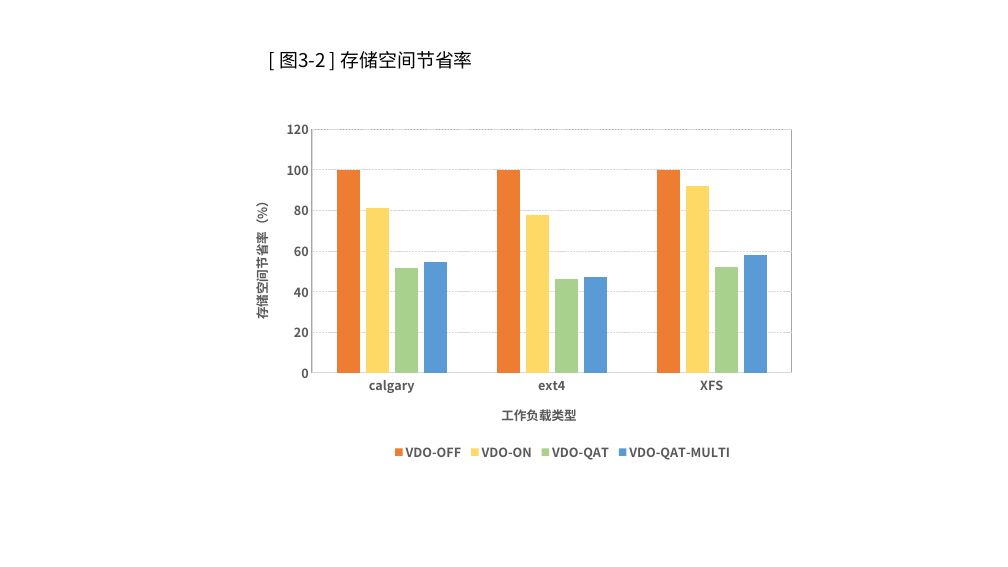
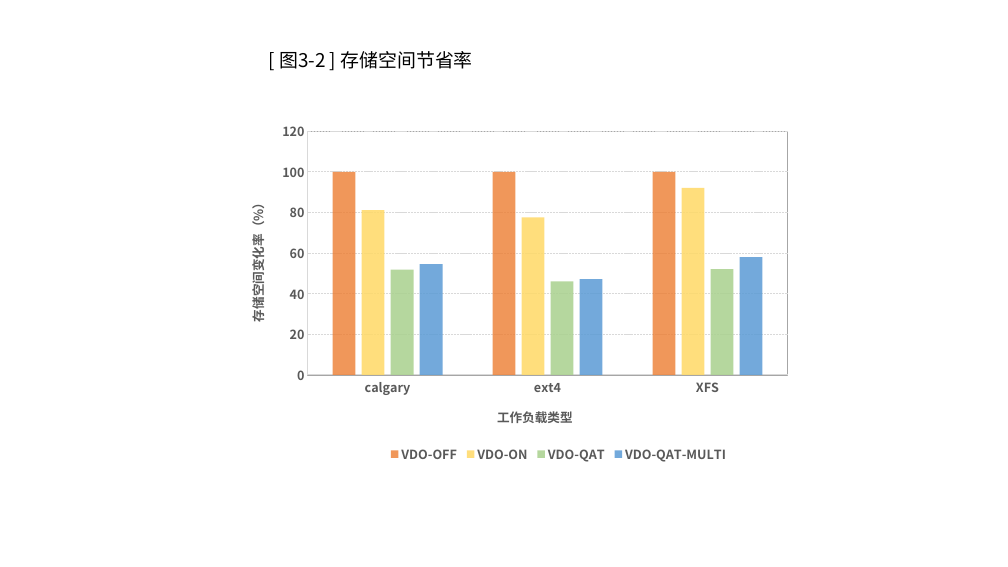
Before and after one commit to lingxu-wxw/intel-vdo-note, a slide deck: slide 6 of VDO测试图表.pptx (slide 4 before the commit). Drawn at 1008x567 pixels with LibreOffice and Linux fonts; fonts in the diff are those of the drawing. Boxes give left, top, right and bottom in pixels: in the first picture for what was removed or moved away, otherwise in the second. Text is boxed around its words. In the diff, an @@ line names an element or a change of style, - is before the commit and + after.

```diff
--- a/VDO测试图表.pptx
+++ b/VDO测试图表.pptx
@@ column chart at box(231, 115, 799, 473) @@
@@ colour of VDO-OFF #ED7D31 to #ED7D31 at 80% opacity @@
@@ colours of single points changed @@
@@ colour of VDO-ON #FFD966 to #FFD966 at 85% opacity @@
@@ colour of VDO-QAT #A9D18E to #A9D18E at 85% opacity @@
@@ colour of VDO-QAT-MULTI #5B9BD5 to #5B9BD5 at 85% opacity @@
@@ value axis title "存储空间节省率（%） " to "存储空间变化率（%） " @@
@@ column chart: place and size @@
-column chart at box(235, 113, 803, 471)
+column chart at box(231, 115, 799, 473)
```
Also in this commit, not shown: 4 other slides changed, 3 slides added, 2 other files.
